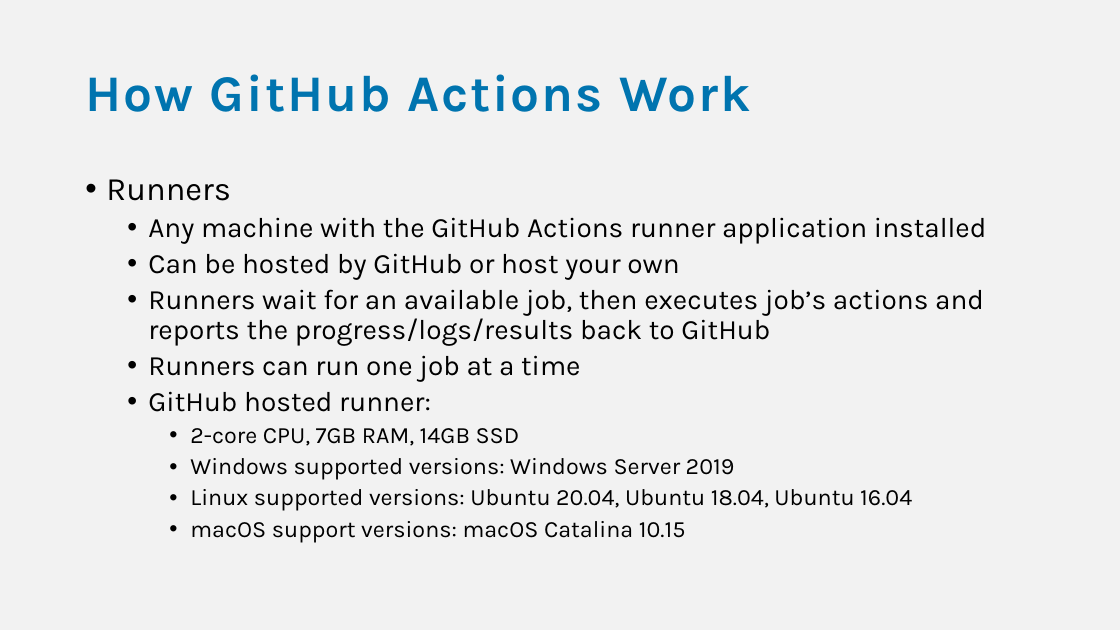
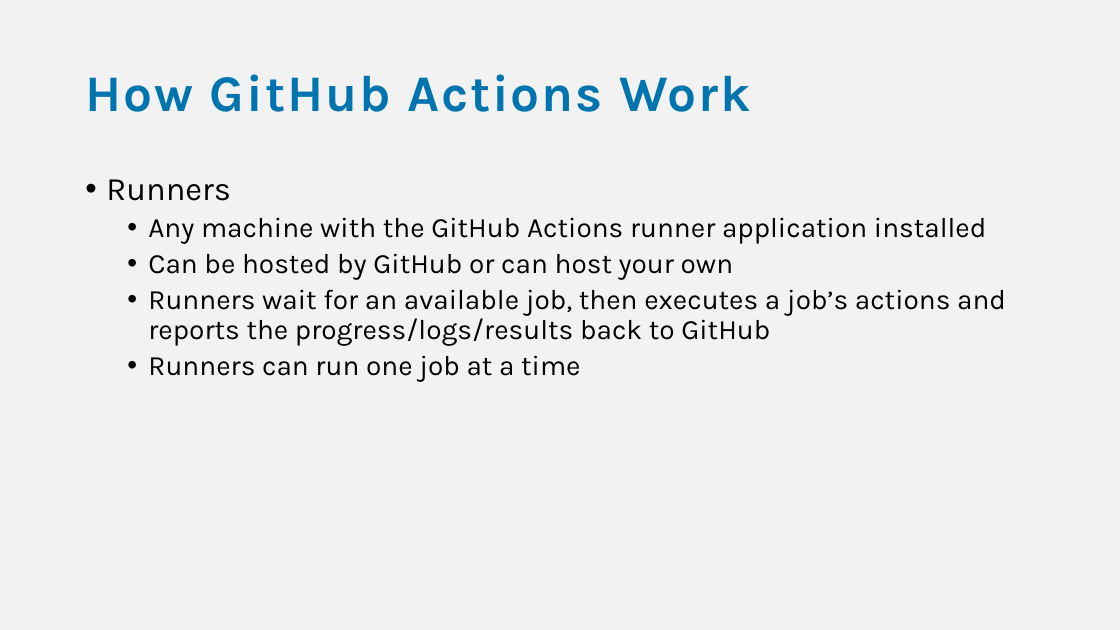
Before and after one commit to bjablonsky/GithubActions, a slide deck: slide 12 of slides/GithubActions-WorkflowsInYourRepo.pptx (slide 11 before the commit). Drawn at 1120x630 pixels with LibreOffice and Linux fonts; fonts in the diff are those of the drawing. Boxes give left, top, right and bottom in pixels: in the first picture for what was removed or moved away, otherwise in the second. Text is boxed around its words. In the diff, an @@ line names an element or a change of style, - is before the commit and + after.

Commit message:
Updated slides

```diff
--- a/slides/GithubActions-WorkflowsInYourRepo.pptx
+++ b/slides/GithubActions-WorkflowsInYourRepo.pptx
@@ text at bbox=[148, 253, 1006, 346]: text changed @@
-  • Can be hosted by GitHub or host your own
-  • Runners wait for an available job, then executes job’s actions and reports the progress/logs/results back to GitHub
+  • Can be hosted by GitHub or can host your own
+  • Runners wait for an available job, then executes a job’s actions and reports the progress/logs/results back to GitHub
@@ text at bbox=[148, 391, 912, 542]: paragraphs removed @@
-  • GitHub hosted runner:
-    • 2-core CPU, 7GB RAM, 14GB SSD
-    • Windows supported versions: Windows Server 2019
-    • Linux supported versions: Ubuntu 20.04, Ubuntu 18.04, Ubuntu 16.04
-    • macOS support versions: macOS Catalina 10.15
```
Also in this commit, not shown: 13 other slides changed, 4 slides added, 1 slide removed, 1 other file.
